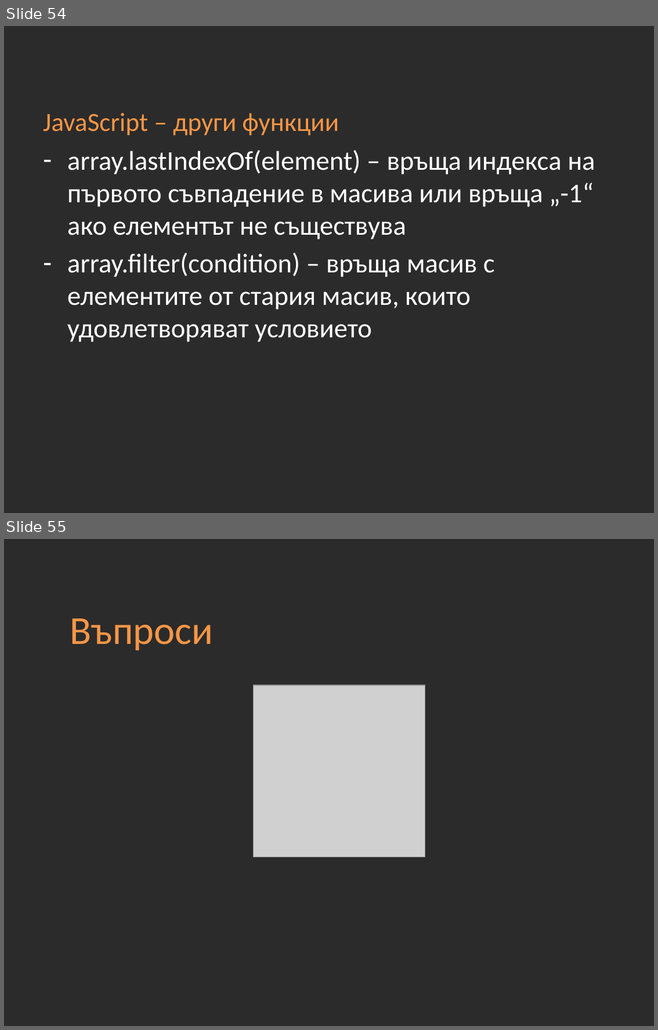
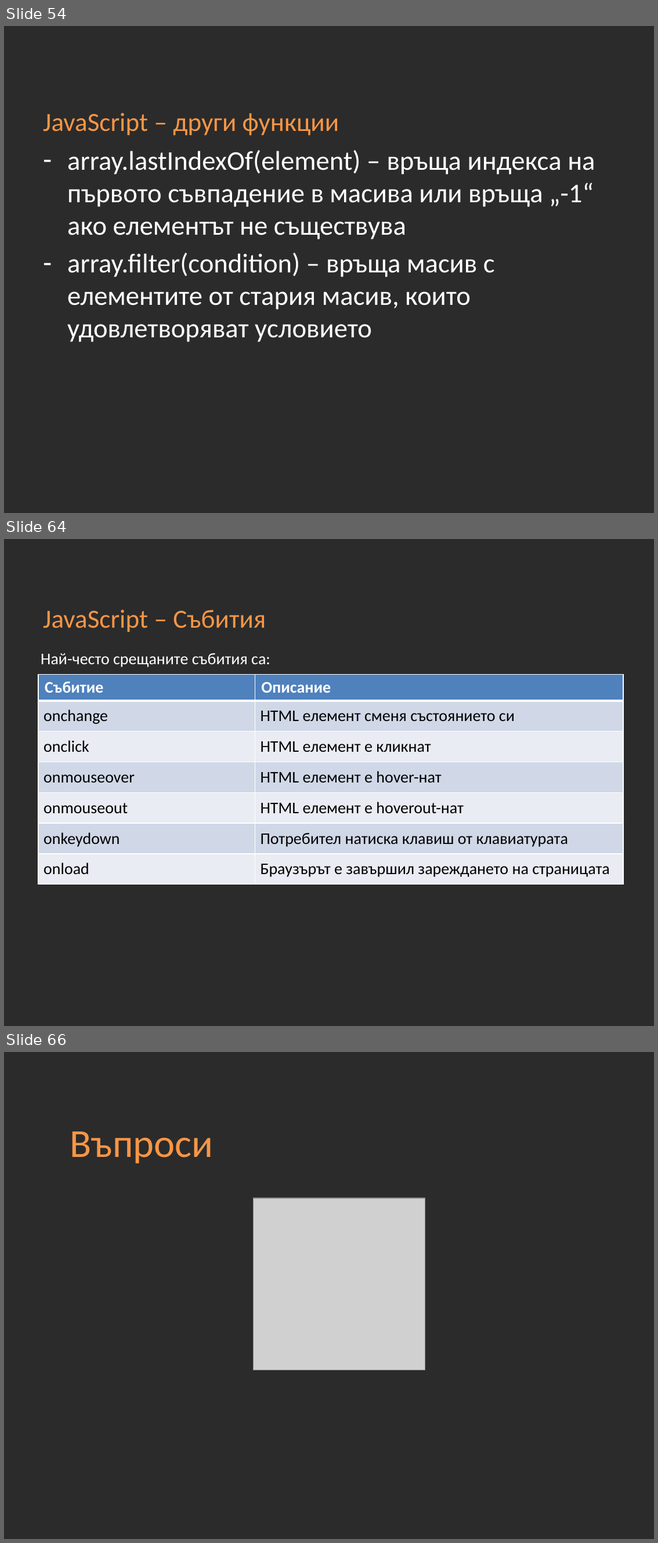
Before and after one commit to Academy-Soft-Intellect/Front-End-Course, a slide deck: 10-JavaScript-Basics.pptx. Shown one above the other, each under a label of ours: slides 54 and 55 before the commit, slides 54, 64 and 66 after it; the slides between them are not shown. The pictures are 658x1030 and 658x1543 pixels, drawn with LibreOffice and Linux fonts; fonts in the diff are those of the drawing; grey boxes stand for pictures; background and template pictures are left out; a plain dark background stands for a picture behind light text. Boxes give left, top, right and bottom in pixels: in the first picture for what was removed or moved away, otherwise in the second. Text is boxed around its words. In the diff, an @@ line names an element or a change of style, - is before the commit and + after.

```diff
--- a/10-JavaScript-Basics.pptx
+++ b/10-JavaScript-Basics.pptx
@@ slide 64 added at (x1=4, y1=539, x2=654, y2=1026), background picture (left out) @@
@@ title added at (x1=43, y1=610, x2=266, y2=632), 29 pt, text #F79646 @@
+JavaScript – Събития
@@ text added at (x1=41, y1=653, x2=270, y2=667), 18 pt, text #FFFFFF @@
+Най-често срещаните събития са:
@@ table added at (x1=38, y1=674, x2=623, y2=882), 7 rows, 2 columns @@
+Събитие | Описание
+onchange | HTML елемент сменя състоянието си
+onclick | HTML елемент е кликнат
+onmouseover | HTML елемент е hover-нат
+onmouseout | HTML елемент е hoverout-нат
+onkeydown | Потребител натиска клавиш от клавиатурата
+onload | Браузърът е завършил зареждането на страницата
@@ what was slide 55 is now slide 66 @@
```
Also in this commit, not shown: 5 slides changed, 10 other slides added.
